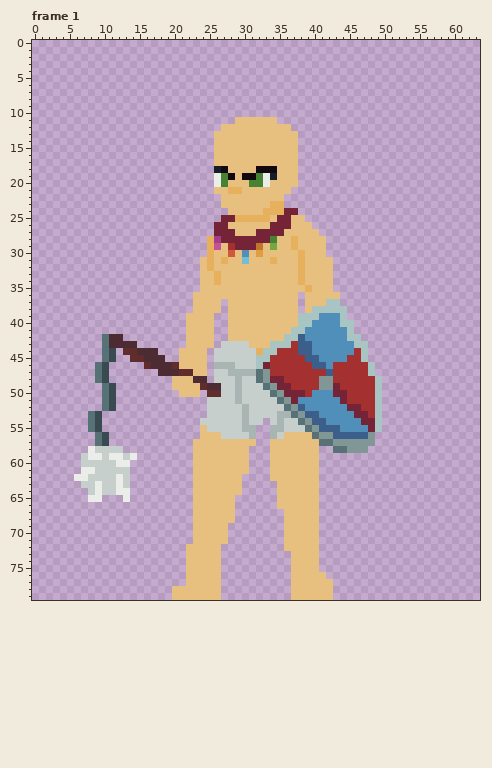
Pixel-art file, stored at Images/AsepriteICON/Character.aseprite. The picture above was drawn from the file before the commit.
64x80 pixels, 4 frames. Shown: frame 1. The commit also changed other frames, which this record leaves out.
New version:
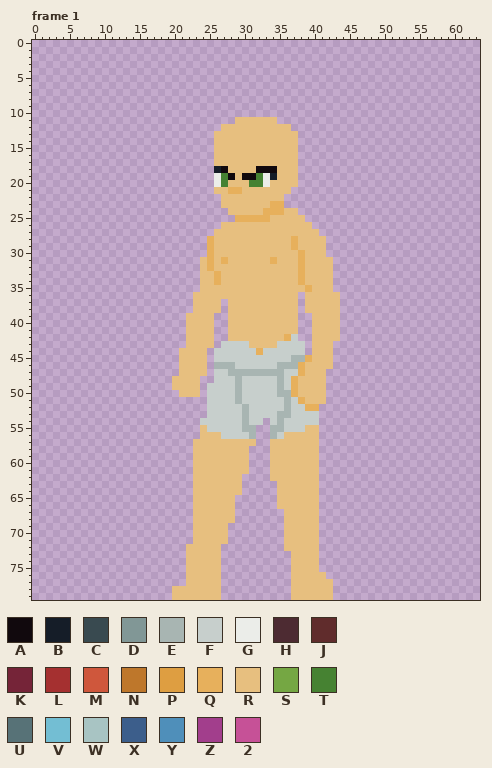
Palette (. is transparent): A #11090d  B #151d28  C #394a50  D #819796  E #a8b5b2  F #c7cfcc  G #ebede9  H #4d2b32  J #602c2c  K #752438  L #a53030  M #cf573c  N #be772b  P #de9e41  Q #e7b05c  R #e7bf7f  S #75a743  T #468232  U #577277  V #73bed3  W #a8c4c3  X #3c5e8b  Y #4f8fba  Z #a23e8c  2 #c65197
From old to new:
layer "Weapon" now hidden
--- frame 1
@@ x 24..39 @@
 23 ...RRRRRRRQQ....
-24 ....RRRRRQQQKK..
-25 ...KKQQQQQRKKRR.
-26 ..KKRRRRRRKKKRRR
-27 ..KKKRRRKKKKRRRR
-28 .QZKKKKKKKTRRQRR
-29 .Q2RLKKKNRSRRQRR
-30 .QRRMRYRPRRRRRQR
-31 RQRQRRVRRRQRRRQR
+24 ....RRRRRQQQRR..
+25 .....QQQQQRRRRR.
+26 ...RRRRRRRRRRRRR
+27 ..RRRRRRRRRRRRRR
+28 .QRRRRRRRRRRRQRR
+29 .QRRRRRRRRRRRQRR
+30 .QRRRRRRRRRRRRQR
+31 RQRQRRRRRRQRRRQR
 32 RQRRRRRRRRRRRRQR
@@ x 0..63 @@
 36 .......................RRRRRRRRRRRRRRR.RRRRR....................
-37 .......................RRRR.RRRRRRRRRR.RRRWW....................
-38 .......................RRRR.RRRRRRRRRR.RWWWWW...................
-39 ......................RRRR..RRRRRRRRRRWWWYYYW...................
-40 ......................RRRR..RRRRRRRRRRWWYYYYWW..................
-41 ......................RRRR..RRRRRRRRRWWYYYYYYW..................
-42 ..........UHH.........RRRR..RRRRRRRRWWXYYYYYYWW.................
-43 ..........UHHHH.......RRRR.FFFFRRRWWWLXXYYYYYYWW................
-44 ..........UC.JJHHH...RRRR.FFFFFFQWWLLLXXYYYYYYLW................
-45 ..........UC..JJHHH..RRRR.FFFFFFWWLLLLLXXYYYYLLW................
-46 .........UC.....JHHHJRRRR.EEEFFFWKLLLLLLXXYLLLLLW...............
-47 .........UC.......HHHJJRR.FFEEEEUDLLLLLLLLXLLLLLW...............
-48 .........UC.........RRRHH.FFFEFFUDKKLLLLLDDLLLLLLW..............
-49 ..........UC........RRRRJHHFFEFFFUDKKLLLLDDKLLLLLW..............
-50 ..........UC.........RRR.JJFFEFFFFUDKKKLYYYKKLLLLW..............
-51 ..........UC.............FFFFEFFFFFUDKYYYYYYKLLLLW..............
-52 ..........UC.............FFFFFEFFFFFUDXYYYYYYKKLLW..............
-53 ........UC...............FFFFFEFFFFEEUDXXYYYYYKKLW..............
-54 ........UC..............FFFFFFEFF.FEFFUDXXYYYYYKKW..............
-55 ........UC..............RFFFFFEE..EEFFFUDXXXYYYYKW..............
-56 .........UC.............RRRFFFFE..EFRRRRUDDXXXXXD...............
-57 .........UC............RRRRRRRRR..RRRRRRRUUDDDDDD...............
-58 ........GFFFF..........RRRRRRRR...RRRRRRR..UUDDD................
-59 .......FGGFGGFG........RRRRRRRR...RRRRRRR.......................
-60 .......FFFFFGG.........RRRRRRRR...RRRRRRR.......................
-61 .......GGFFFFF.........RRRRRRRR...RRRRRRR.......................
-62 ......GGFFFFGF.........RRRRRRR....RRRRRRR.......................
-63 .......FFGFFGF.........RRRRRRR.....RRRRRR.......................
-64 ........FGFFGG.........RRRRRRR.....RRRRRR.......................
-65 ........GG...G.........RRRRRR......RRRRRR.......................
+37 .......................RRRR.RRRRRRRRRR.RRRRR....................
+38 .......................RRRR.RRRRRRRRRR.RRRRR....................
+39 ......................RRRR..RRRRRRRRRR..RRRR....................
+40 ......................RRRR..RRRRRRRRRR..RRRR....................
+41 ......................RRRR..RRRRRRRRRR..RRRR....................
+42 ......................RRRR..RRRRRRRRQF..RRRR....................
+43 ......................RRRR.FFFFRRRRFFFF.RRR.....................
+44 .....................RRRR.FFFFFFQFFFFFF.RRR.....................
+45 .....................RRRR.FFFFFFFFFFFEEQRRR.....................
+46 .....................RRRR.EEEFFFFFFEEEQRRRR.....................
+47 .....................RRRR.FFEEEEEEEEFFQRRR......................
+48 ....................RRRR..FFFEFFFFFEFQRRRR......................
+49 ....................RRRR.FFFFEFFFFFEFQRRRR......................
+50 .....................RRR.FFFFEFFFFFEEQRRRR......................
+51 .........................FFFFEFFFFFFEFQRRR......................
+52 .........................FFFFFEFFFFFEFFQQ.......................
+53 .........................FFFFFEFFFFEEFFFF.......................
+54 ........................FFFFFFEFF.FEFFFFF.......................
+55 ........................RFFFFFEE..EEFFFRR.......................
+56 ........................RRRFFFFE..EFRRRRR.......................
+57 .......................RRRRRRRRR..RRRRRRR.......................
+58 .......................RRRRRRRR...RRRRRRR.......................
+59 .......................RRRRRRRR...RRRRRRR.......................
+60 .......................RRRRRRRR...RRRRRRR.......................
+61 .......................RRRRRRRR...RRRRRRR.......................
+62 .......................RRRRRRR....RRRRRRR.......................
+63 .......................RRRRRRR.....RRRRRR.......................
+64 .......................RRRRRRR.....RRRRRR.......................
+65 .......................RRRRRR......RRRRRR.......................
 66 .......................RRRRRR......RRRRRR.......................
